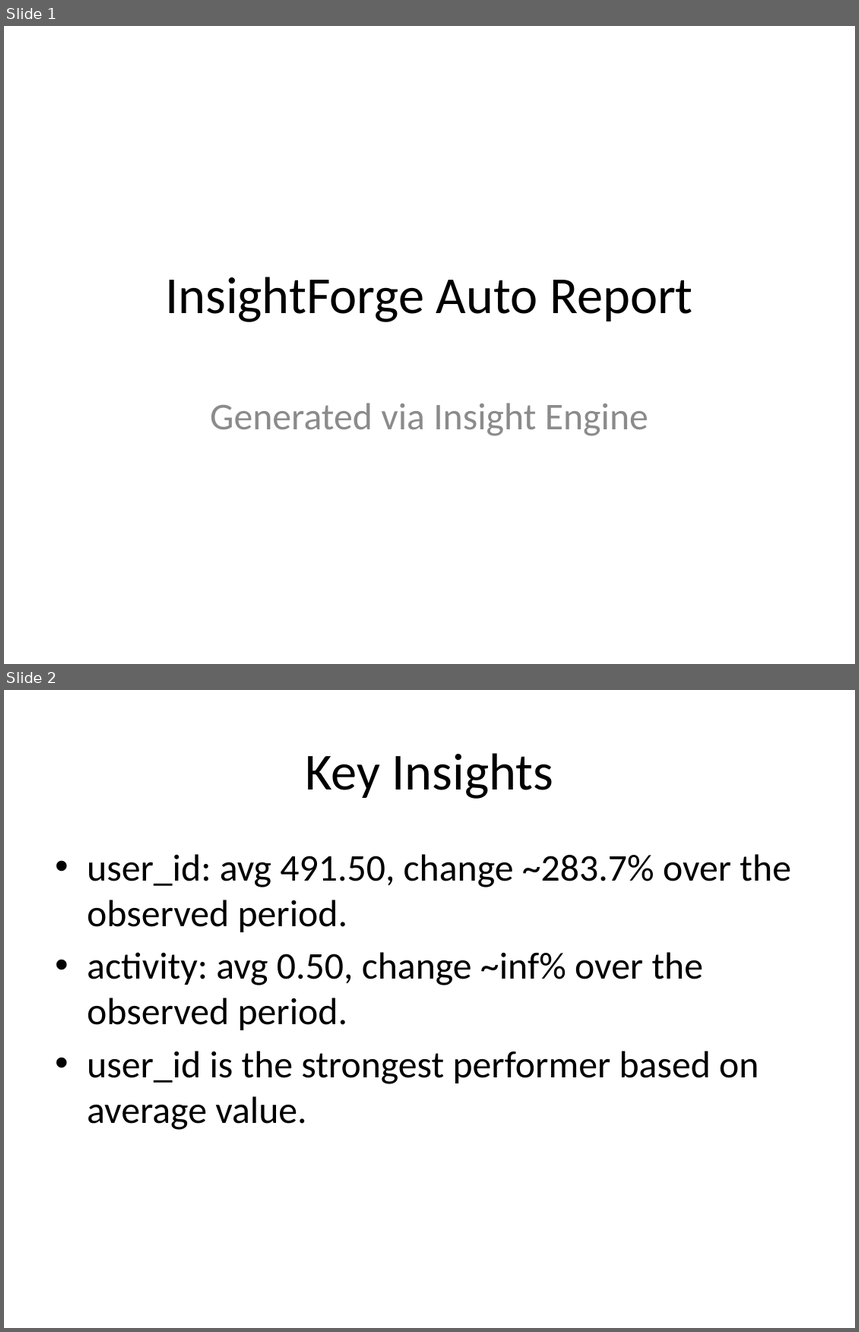
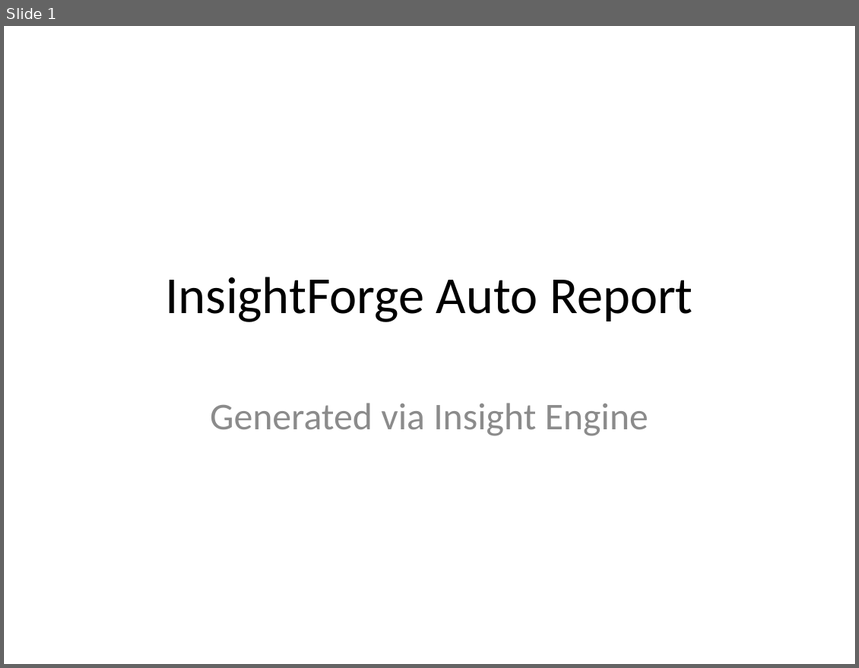
Before and after one commit to Meenu-Pandey/AI_Project, a slide deck: data/output/InsightForge_Report.pptx. Shown one above the other, each under a label of ours: slides 1 and 2 before the commit, slide 1 after it. The pictures are 859x1332 and 859x668 pixels, drawn with LibreOffice and Linux fonts; fonts in the diff are those of the drawing. Boxes give left, top, right and bottom in pixels: in the first picture for what was removed or moved away, otherwise in the second. Text is boxed around its words. In the diff, an @@ line names an element or a change of style, - is before the commit and + after.

```diff
--- a/data/output/InsightForge_Report.pptx
+++ b/data/output/InsightForge_Report.pptx
@@ slide 2 removed at [4, 690, 855, 1328], background #FFFFFF @@
@@ title removed at [305, 753, 554, 799] @@
-Key Insights
@@ text removed at [87, 854, 791, 1130] @@
-• user_id: avg 491.50, change ~283.7% over the observed period.
-• activity: avg 0.50, change ~inf% over the observed period.
-• user_id is the strongest performer based on average value.
```
Also in this commit, not shown: 5 slides added, 1 other slide removed, 15 other files.
